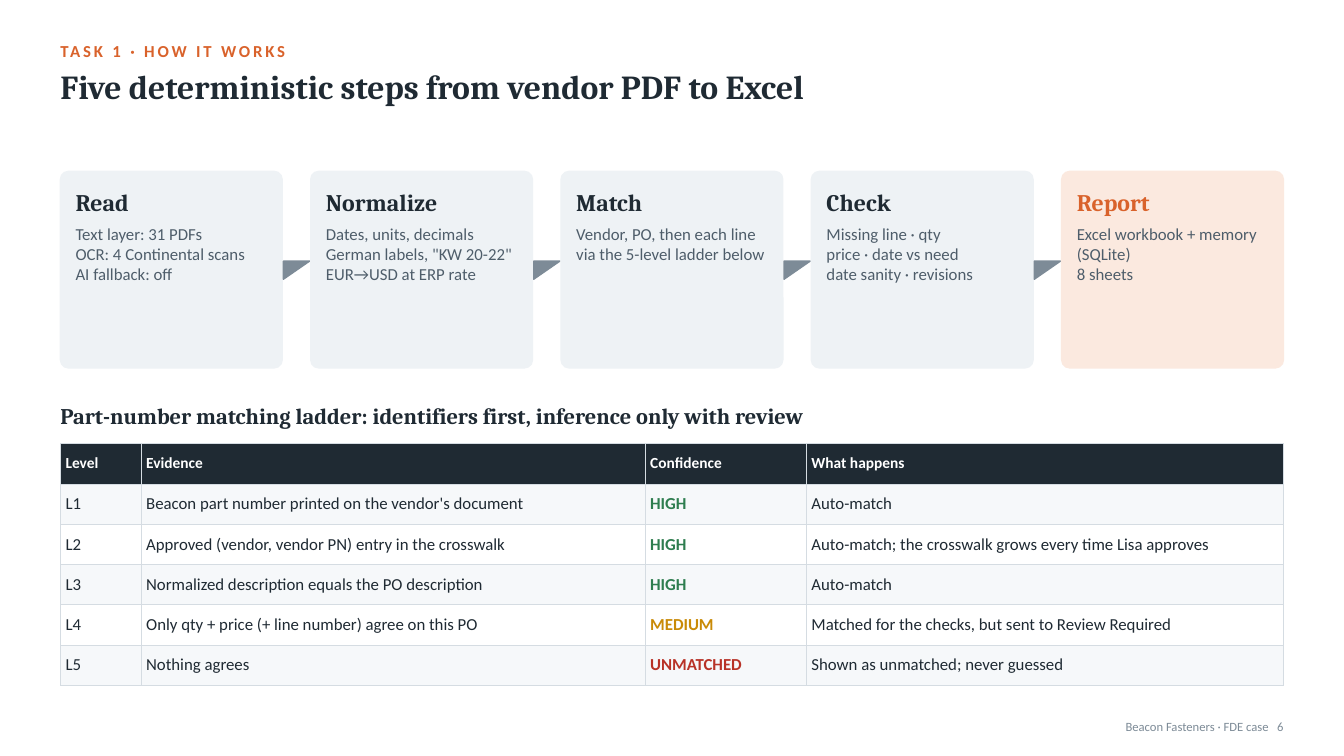
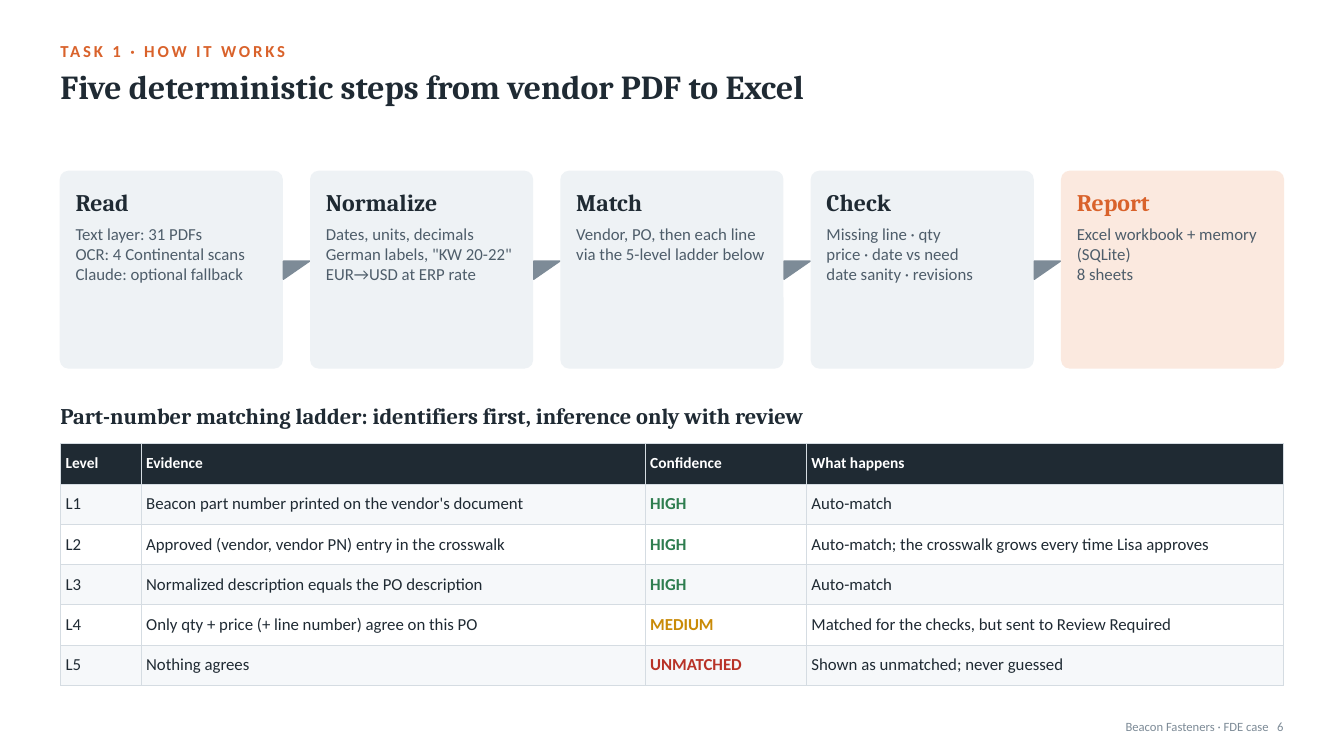
Before and after one commit to SmritaPandey/BeaconFasteners, a slide deck: slide 6 of Beacon Superday-Submission/presentation/Beacon_FDE_Casestudy.pptx. Drawn at 1344x756 pixels with LibreOffice and Linux fonts; fonts in the diff are those of the drawing. Boxes give left, top, right and bottom in pixels: in the first picture for what was removed or moved away, otherwise in the second. Text is boxed around its words. In the diff, an @@ line names an element or a change of style, - is before the commit and + after.

```diff
--- a/Beacon Superday-Submission/presentation/Beacon_FDE_Casestudy.pptx
+++ b/Beacon Superday-Submission/presentation/Beacon_FDE_Casestudy.pptx
@@ text at (x1=76, y1=268, x2=243, y2=283): text changed @@
-AI fallback: off
+Claude: optional fallback
```
Also in this commit, not shown: 11 other slides changed, 1 slide added, 14 other files.
